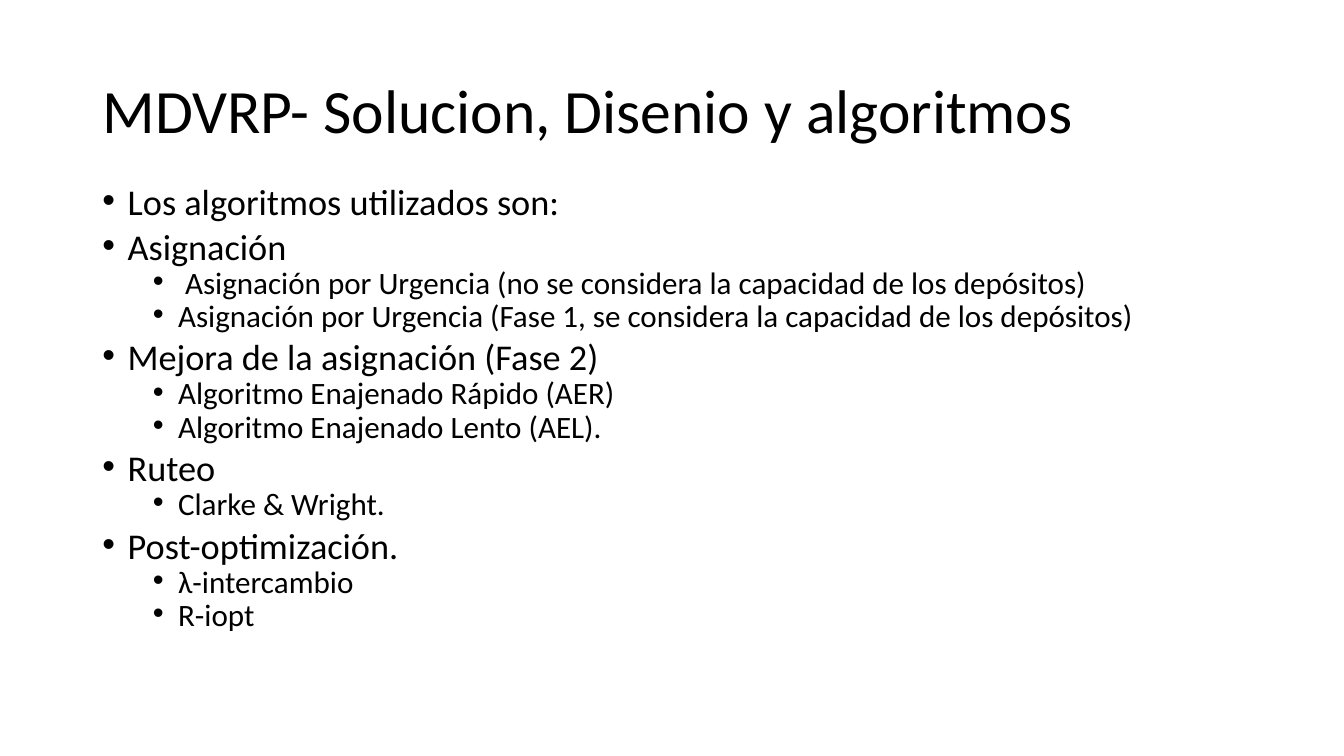
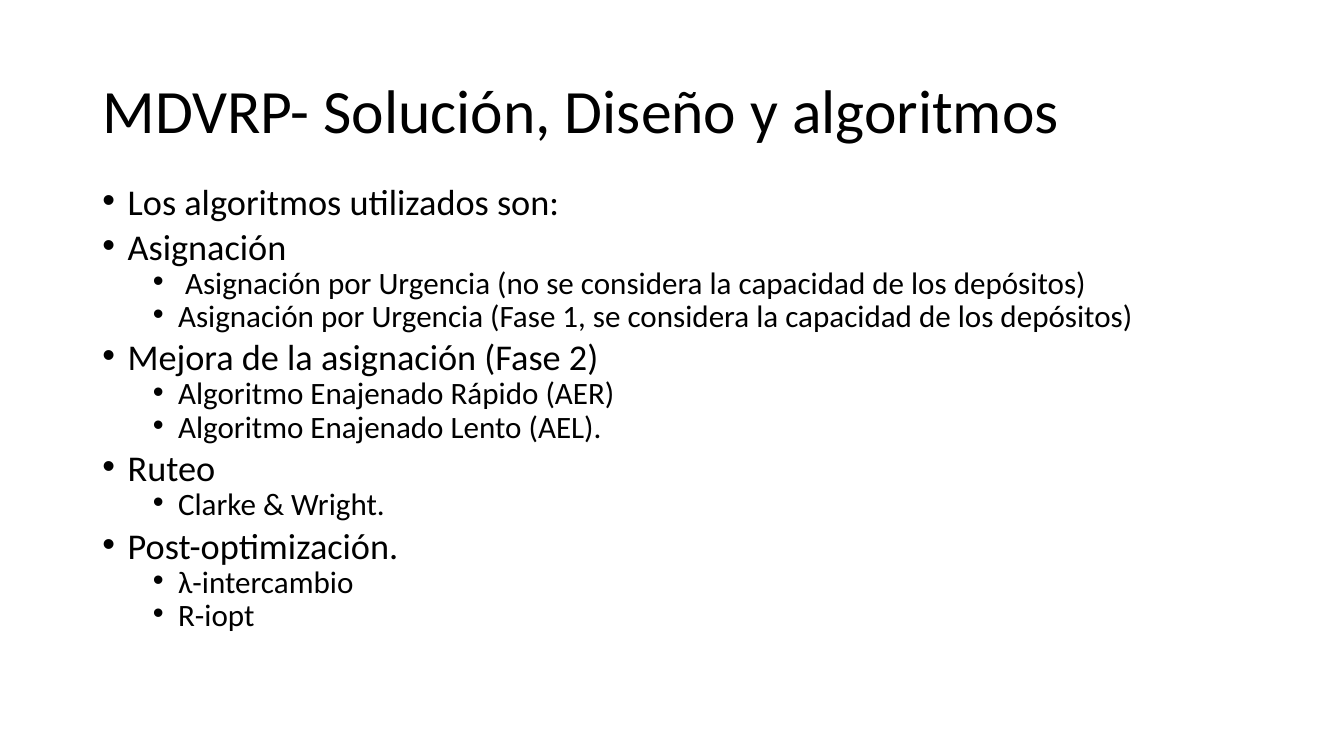
Before and after one commit to urubusale/proyvrp, a slide deck: slide 7 of Version/Documentación/MDVRP.pptx (slide 5 before the commit). Drawn at 1344x756 pixels with LibreOffice and Linux fonts; fonts in the diff are those of the drawing. Boxes give left, top, right and bottom in pixels: in the first picture for what was removed or moved away, otherwise in the second. Text is boxed around its words. In the diff, an @@ line names an element or a change of style, - is before the commit and + after.

```diff
--- a/Version/Documentación/MDVRP.pptx
+++ b/Version/Documentación/MDVRP.pptx
@@ title at box(102, 90, 1058, 144): text changed @@
-MDVRP- Solucion, Disenio y algoritmos
+MDVRP- Solución, Diseño y algoritmos
```
Also in this commit, not shown: 12 other slides changed, 6 slides added.
